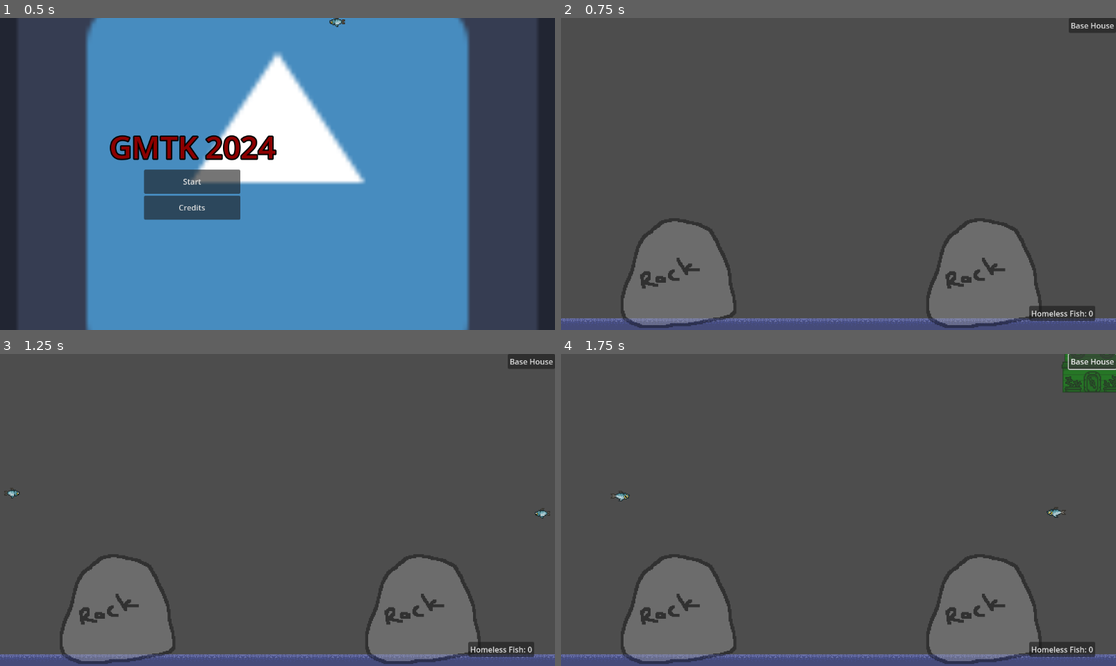
Above: before the commit, frames 1-4 (two rows, left to right).
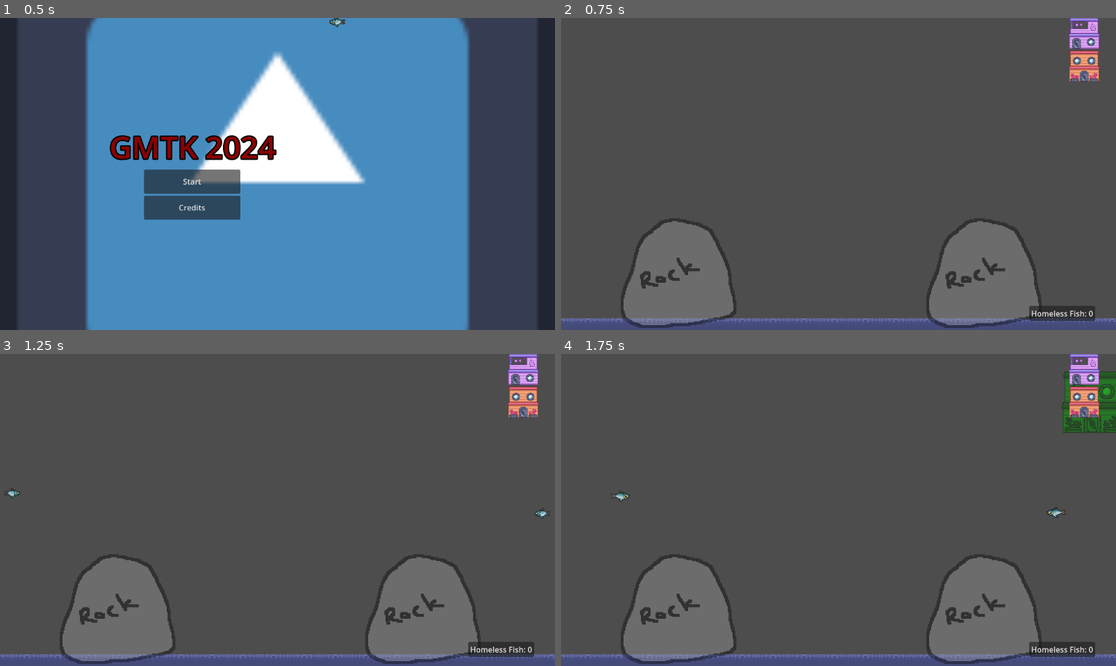
Above: after the commit, the same moments.

Repository: Glue-N-Wrench/built-for-scales
Game: Godot game, scene res://PlayableScenes/MainMenu.tscn
Same seed, same stepped clock (60 frames per second), same inputs: the game is played once before the commit and once after it. The engine's default icon, where the game draws it, is replaced by a stand-in: a white triangle on a blue panel in a dark square.
Inputs (mouse positions are in pixels of both pictures, inside the frame that each line leads up to; where the layout moved, square brackets give the same spot in the first picture):
- Up to frame 1 (0.5 s): no input
- Up to frame 2 (0.75 s): click "Start" at 0.5 s
- Up to frame 3 (1.25 s): no input
- Up to frame 4 (1.75 s): click (1093, 400) [1093, 360] at 1.25 s

Frame 1 is identical in both runs. In frame 2, 1.1% of the frame differs, in the area x 91-100%, y 0-21%; in frame 3, 1.1%; in frame 4, 2.3%, in the area x 90-100%, y 0-26%.

Commit message:
made second house; turned buttons into small houses

Diff:
--- a/Objects/Houses/Junk/rock.tscn
+++ b/Objects/Houses/Junk/rock.tscn
@@ -19,6 +19,3 @@
 [node name="Sprite2D" parent="." index="1"]
 modulate = Color(1, 1, 1, 0.364706)
 texture = ExtResource("2_jgpmv")
-
-[node name="CollisionPolygon2D" parent="Area2D" index="0"]
-polygon = PackedVector2Array(-64, -64, -64, 64, 64, 64, 64, -64)
--- a/Objects/Houses/base_house.tscn
+++ b/Objects/Houses/base_house.tscn
@@ -8,6 +8,7 @@
 [node name="BaseHouse" type="Node2D"]
 texture_filter = 1
 script = ExtResource("1_kh4vs")
+fish_capacity = 3
 shape = ExtResource("2_04yey")
 
 [node name="FishDetails" parent="." instance=ExtResource("2_eh5nu")]
--- /dev/null
+++ b/Objects/Houses/house_b.tscn
@@ -0,0 +1,11 @@
+[gd_scene load_steps=3 format=3 uid="uid://biputencsb5vv"]
+
+[ext_resource type="PackedScene" uid="uid://bmjd8jry0bqi5" path="res://Objects/Houses/base_house.tscn" id="1_6g72y"]
+[ext_resource type="Texture2D" uid="uid://dxxjqc7n7yfcx" path="res://Objects/Houses/house_2x2_b.png" id="3_pn1ih"]
+
+[node name="House_B" instance=ExtResource("1_6g72y")]
+fish_capacity = 2
+max_fish_size = 1
+
+[node name="Sprite2D" parent="." index="1"]
+texture = ExtResource("3_pn1ih")
--- /dev/null
+++ b/Objects/Houses/shapes/2x2J.tres
@@ -0,0 +1,4 @@
+[gd_resource type="ConvexPolygonShape2D" format=3 uid="uid://ce4k5kogpo46s"]
+
+[resource]
+points = PackedVector2Array(0, 0, -64, 0, -64, 64, 64, 64, 64, -64, 0, -64)
--- a/UI/BuldingMenu/PlacementController.gd
+++ b/UI/BuldingMenu/PlacementController.gd
@@ -1,10 +1,14 @@
 extends Node2D
+class_name PlacementController
+#this class manages the spawning and placement of all the blocks
+#keep an eye out for the staic variables to call from other places
 
 var selectedObject:House = null
 var validPlace:bool = false
 
-@onready var Houses = {
-	0: preload("res://Objects/Houses/base_house.tscn")
+static var Houses = {
+	0: preload("res://Objects/Houses/base_house.tscn"),
+	1: preload("res://Objects/Houses/house_b.tscn"),
 	}
 
 # Called when the node enters the scene tree for the first time.
--- a/UI/BuldingMenu/buildHouseBtn.gd
+++ b/UI/BuldingMenu/buildHouseBtn.gd
@@ -1,6 +1,13 @@
-extends Button
-
+@tool
+extends TextureButton
 @export var houseNumb:int = 0
 
 func _on_pressed():
 	$"/root/MainLevel/PlacementController".makeSelection(houseNumb)
+
+func _ready():
+	var target_house_object:Node = PlacementController.Houses[houseNumb].instantiate()
+	var target_house_sprite = target_house_object.get_node('Sprite2D')
+	if target_house_sprite:
+		texture_normal = target_house_sprite.texture
+	target_house_object.queue_free()
--- a/UI/statsUI/FishDetails.gd
+++ b/UI/statsUI/FishDetails.gd
@@ -1,6 +1,5 @@
 @tool
 extends Control
-class_name Fish_Dialog
 
 @export var fishData =  {}:
 	set(x):#set using the housing/homeless dict
--- a/UI/statsUI/left_ui.tscn
+++ b/UI/statsUI/left_ui.tscn
@@ -1,6 +1,7 @@
-[gd_scene load_steps=4 format=3 uid="uid://b0krhlmapyjp3"]
+[gd_scene load_steps=5 format=3 uid="uid://b0krhlmapyjp3"]
 
 [ext_resource type="Script" path="res://UI/BuldingMenu/buildHouseBtn.gd" id="1_2cogl"]
+[ext_resource type="Texture2D" uid="uid://kw3rmhw0dm4c" path="res://icon.svg" id="1_4lg4b"]
 [ext_resource type="Script" path="res://UI/statsUI/StatsUi.gd" id="2_g15dv"]
 [ext_resource type="PackedScene" uid="uid://t82iw71wy3k8" path="res://UI/fish_details.tscn" id="3_ksol5"]
 
@@ -16,9 +17,15 @@
 grow_horizontal = 0
 grow_vertical = 2
 
-[node name="House 1" type="Button" parent="BuldingMenu"]
+[node name="House 2" type="TextureButton" parent="BuldingMenu"]
 layout_mode = 2
-text = "Base House"
+texture_normal = ExtResource("1_4lg4b")
+script = ExtResource("1_2cogl")
+houseNumb = 1
+
+[node name="House 1" type="TextureButton" parent="BuldingMenu"]
+layout_mode = 2
+texture_normal = ExtResource("1_4lg4b")
 script = ExtResource("1_2cogl")
 
 [node name="StatsUi" type="VBoxContainer" parent="."]
@@ -44,5 +51,6 @@
 visible = false
 layout_mode = 1
 
+[connection signal="pressed" from="BuldingMenu/House 2" to="BuldingMenu/House 2" method="_on_pressed"]
 [connection signal="pressed" from="BuldingMenu/House 1" to="BuldingMenu/House 1" method="_on_pressed"]
 [connection signal="pressed" from="StatsUi/HomelessFish" to="StatsUi" method="_on_homeless_fish_pressed"]
